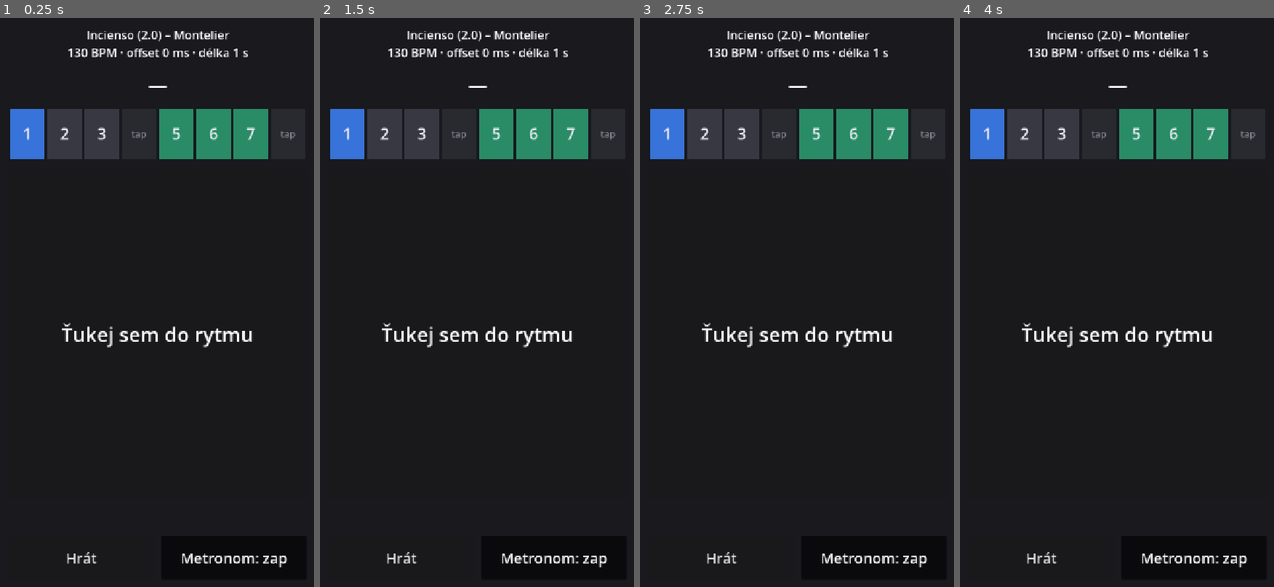
Above: before the commit, frames 1-4 (left to right).
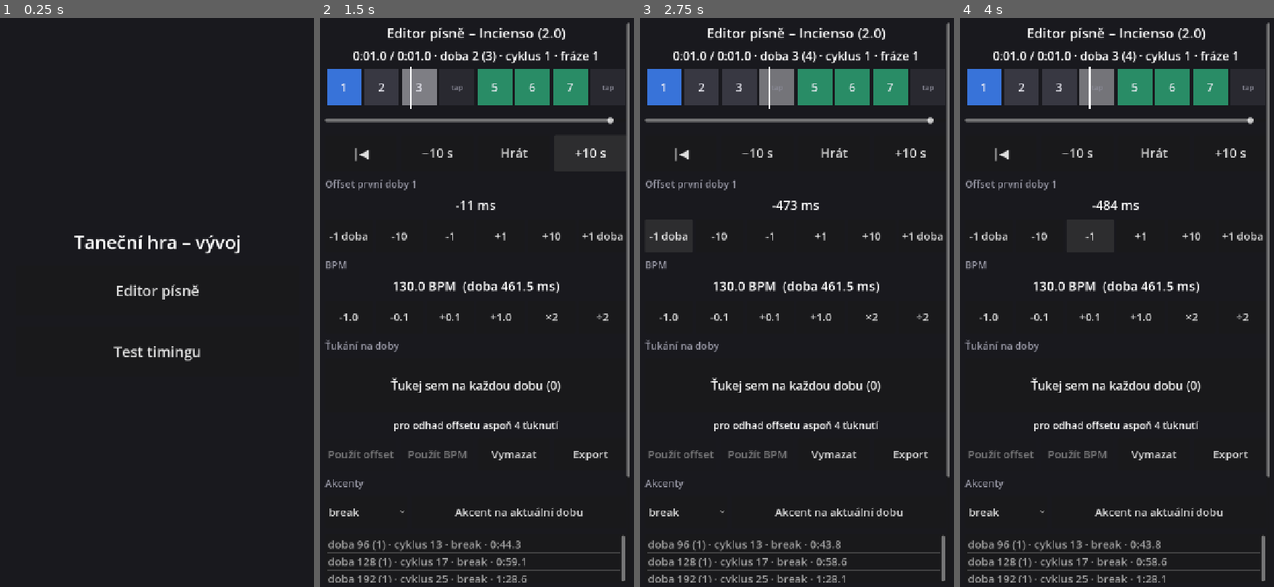
Above: after the commit, the same moments.

Repository: dvorakfilip-bit/tanecni-hra
Game: Godot game, scene res://scenes/dev_menu.tscn
Two runs of this game, one before a commit and one after it. Both use one fixed random seed, a clock stepped at 60 frames per second and the inputs below. Before the commit the project starts from res://scenes/test_conductor.tscn.
Inputs (mouse positions are in pixels of both pictures, inside the frame that each line leads up to):
- Up to frame 1 (0.25 s): no input
- Up to frame 2 (1.5 s): click "Metronom: zap" (after the commit: "Editor písně") at 0.5 s; click "Metronom: vyp" (after the commit: "+10 s") at 1.25 s
- Up to frame 3 (2.75 s): click (668, 234) at 2 s, where only the run after the commit has a clickable "-1 doba"
- Up to frame 4 (4 s): click (1038, 234) at 2.75 s, where only the run after the commit has a clickable "-10"; click (1088, 234) at 3.5 s, where only the run after the commit has a clickable "-1"

The runs differ from the first frame. In frame 1, 9.0% of the frame differs, in the area x 3-95%, y 2-97%; in frame 2, 19%; in frame 3, 20%, in the area x 1-99%, y 0-100%; in frame 4, 20%.

Commit message:
Editor písně, analýza dob a změřená data Incienso
- editor písně: offset, BPM, ťukání s odhadem mřížky, akcenty, uložení
- dev menu, UiKit, Conductor pause/seek/resync, doba 0 i při záporném offsetu
- tools/analyze_beats.py + docs/analyza-dob.md (automatická detekce dob)
- incienso.json: 130 BPM, offset -11 ms, 8 akcentů

Co-Authored-By: Claude Opus 5.5 <noreply@anthropic.com>

Diff:
--- a/project.godot
+++ b/project.godot
@@ -11,7 +11,7 @@
 [application]
 
 config/name="Taneční hra"
-run/main_scene="res://scenes/test_conductor.tscn"
+run/main_scene="res://scenes/dev_menu.tscn"
 config/features=PackedStringArray("4.7", "GL Compatibility")
 
 [display]
--- /dev/null
+++ b/scenes/dev_menu.tscn
@@ -0,0 +1,12 @@
+[gd_scene format=3]
+
+[ext_resource type="Script" path="res://scripts/test/dev_menu.gd" id="1_scr"]
+
+[node name="DevMenu" type="Control"]
+layout_mode = 3
+anchors_preset = 15
+anchor_right = 1.0
+anchor_bottom = 1.0
+grow_horizontal = 2
+grow_vertical = 2
+script = ExtResource("1_scr")
--- /dev/null
+++ b/scenes/song_editor.tscn
@@ -0,0 +1,12 @@
+[gd_scene format=3]
+
+[ext_resource type="Script" path="res://scripts/tools/song_editor.gd" id="1_scr"]
+
+[node name="SongEditor" type="Control"]
+layout_mode = 3
+anchors_preset = 15
+anchor_right = 1.0
+anchor_bottom = 1.0
+grow_horizontal = 2
+grow_vertical = 2
+script = ExtResource("1_scr")
--- a/scripts/audio/metronome.gd
+++ b/scripts/audio/metronome.gd
@@ -24,6 +24,12 @@
 	_last_click = -1
 
 
+## Po skoku v čase nebo změně BPM / offsetu: neklikat za doby, které jen přeskočily.
+func resync() -> void:
+	if conductor:
+		_last_click = floori(conductor.beat_position_at(conductor.get_mix_time()))
+
+
 func _process(_delta: float) -> void:
 	if not conductor or not conductor.is_playing():
 		return
--- a/scripts/core/conductor.gd
+++ b/scripts/core/conductor.gd
@@ -32,12 +32,36 @@
 	# get_output_latency() je drahé volání, stačí ho zjistit jednou při startu
 	_output_latency = AudioServer.get_output_latency()
 	_last_time = from_s
-	_last_beat = maxi(ceili(beat_position_at(from_s)) - 1, -1)
+	# od začátku souboru poslat i dobu 0, i když je offset mírně záporný
+	if from_s <= 0.0:
+		_last_beat = -1
+	else:
+		_last_beat = maxi(ceili(beat_position_at(from_s)) - 1, -1)
 	_player.play(from_s)
 
 
 func stop() -> void:
 	_player.stop()
+
+
+## Zastaví a zapamatuje si pozici, play(get_song_time()) pak pokračuje.
+func pause() -> void:
+	_last_time = get_song_time()
+	_player.stop()
+
+
+func seek(t: float) -> void:
+	t = clampf(t, 0.0, get_length())
+	if _player.playing:
+		play(t)
+	else:
+		_last_time = t
+
+
+## Přepočítá poslední dobu po změně BPM nebo offsetu, aby se neposílaly
+## signály za doby, které se jen posunuly.
+func resync() -> void:
+	_last_beat = maxi(floori(get_beat_position()), -1)
 
 
 func is_playing() -> bool:
--- a/scripts/data/song_data.gd
+++ b/scripts/data/song_data.gd
@@ -34,3 +34,19 @@
 	for a in d.get("akcenty", []):
 		s.akcenty.append({ "doba": int(a.get("doba", 0)), "typ": String(a.get("typ", "")) })
 	return s
+
+
+func to_dict() -> Dictionary:
+	var akc := []
+	for a in akcenty:
+		akc.append({ "doba": a.doba, "typ": a.typ })
+	return {
+		"nazev": nazev,
+		"interpret": interpret,
+		"styl": String(styl),
+		"soubor": soubor,
+		"bpm": int(bpm) if is_equal_approx(bpm, roundf(bpm)) else snappedf(bpm, 0.01),
+		"offset_ms": roundi(offset_ms),
+		"delka_frazi_dob": delka_frazi_dob,
+		"akcenty": akc,
+	}
--- a/scripts/db/song_db.gd
+++ b/scripts/db/song_db.gd
@@ -15,3 +15,11 @@
 		push_error("SongDb: neplatný JSON v %s" % path)
 		return null
 	return SongData.from_dict(d)
+
+
+static func save_song(s: SongData, path: String) -> Error:
+	var f := FileAccess.open(path, FileAccess.WRITE)
+	if f == null:
+		return FileAccess.get_open_error()
+	f.store_string(JSON.stringify(s.to_dict(), "  ", false) + "\n")
+	return OK
--- /dev/null
+++ b/scripts/test/dev_menu.gd
@@ -0,0 +1,16 @@
+extends Control
+## Dočasné vývojářské menu, později ho nahradí hlavní menu hry.
+
+const SCENES := [
+	["Editor písně", "res://scenes/song_editor.tscn"],
+	["Test timingu", "res://scenes/test_conductor.tscn"],
+]
+
+
+func _ready() -> void:
+	var box := UiKit.screen(self, 48, 24)
+	box.alignment = BoxContainer.ALIGNMENT_CENTER
+	box.add_child(UiKit.label("Taneční hra – vývoj", 40))
+	for s in SCENES:
+		UiKit.button(s[0], box, 32, 110).pressed.connect(
+				func() -> void: get_tree().change_scene_to_file(s[1]))
--- a/scripts/test/test_conductor.gd
+++ b/scripts/test/test_conductor.gd
@@ -30,31 +30,17 @@
 	metronome.conductor = conductor
 	add_child(metronome)
 	_build_ui()
-	_info.text = "%s – %s\n%d BPM · offset %d ms · délka %d s" % [
+	_info.text = "%s – %s\n%s BPM · offset %d ms · délka %d s" % [
 			song.nazev, song.interpret, song.bpm, song.offset_ms, conductor.get_length()]
 
 
 func _build_ui() -> void:
-	var bg := ColorRect.new()
-	bg.color = Color(0.1, 0.1, 0.12)
-	bg.set_anchors_preset(Control.PRESET_FULL_RECT)
-	add_child(bg)
+	var box := UiKit.screen(self, 32, 24)
 
-	var margin := MarginContainer.new()
-	margin.set_anchors_preset(Control.PRESET_FULL_RECT)
-	for side in ["left", "right", "top", "bottom"]:
-		margin.add_theme_constant_override("margin_" + side, 32)
-	add_child(margin)
-
-	var box := VBoxContainer.new()
-	box.add_theme_constant_override("separation", 24)
-	margin.add_child(box)
-
-	_info = _label(26)
+	_info = UiKit.label("", 26)
 	box.add_child(_info)
 
-	_beat_label = _label(42)
-	_beat_label.text = "—"
+	_beat_label = UiKit.label("—", 42)
 	box.add_child(_beat_label)
 
 	_timeline = TimelineView.new()
@@ -66,44 +52,25 @@
 	_tap_zone.size_flags_vertical = Control.SIZE_EXPAND_FILL
 	_tap_zone.mouse_filter = Control.MOUSE_FILTER_IGNORE
 	box.add_child(_tap_zone)
-	_tap_result = _label(44)
-	_tap_result.text = "Ťukej sem do rytmu"
+	_tap_result = UiKit.label("Ťukej sem do rytmu", 44)
 	_tap_result.set_anchors_preset(Control.PRESET_FULL_RECT)
 	_tap_result.vertical_alignment = VERTICAL_ALIGNMENT_CENTER
 	_tap_zone.add_child(_tap_result)
 
-	_stats = _label(26)
+	_stats = UiKit.label("", 26)
 	box.add_child(_stats)
 
-	var buttons := HBoxContainer.new()
-	buttons.add_theme_constant_override("separation", 16)
-	box.add_child(buttons)
-	_play_button = _button("Hrát", buttons)
+	var buttons := UiKit.row(box, 16)
+	UiKit.button("Zpět", buttons, 32, 96).pressed.connect(
+			func() -> void: get_tree().change_scene_to_file("res://scenes/dev_menu.tscn"))
+	_play_button = UiKit.button("Hrát", buttons, 32, 96)
 	_play_button.pressed.connect(_on_play_pressed)
-	var metro := _button("Metronom: zap", buttons)
+	var metro := UiKit.button("Metronom: zap", buttons, 32, 96)
 	metro.toggle_mode = true
 	metro.button_pressed = true
 	metro.toggled.connect(func(on: bool) -> void:
 		metronome.enabled = on
 		metro.text = "Metronom: " + ("zap" if on else "vyp"))
-
-
-func _label(font_size: int) -> Label:
-	var l := Label.new()
-	l.horizontal_alignment = HORIZONTAL_ALIGNMENT_CENTER
-	l.autowrap_mode = TextServer.AUTOWRAP_WORD_SMART
-	l.add_theme_font_size_override("font_size", font_size)
-	return l
-
-
-func _button(text: String, parent: Control) -> Button:
-	var b := Button.new()
-	b.text = text
-	b.custom_minimum_size = Vector2(0, 96)
-	b.size_flags_horizontal = Control.SIZE_EXPAND_FILL
-	b.add_theme_font_size_override("font_size", 32)
-	parent.add_child(b)
-	return b
 
 
 func _on_play_pressed() -> void:
--- /dev/null
+++ b/scripts/tools/song_editor.gd
@@ -0,0 +1,448 @@
+extends Control
+## Editor písně (PRD 8.2): offset první doby 1, BPM, akcenty, uložení do JSON.
+##
+## Klávesy na PC: mezerník = hrát/pauza, T nebo Enter = ťuknutí na dobu,
+## A = akcent na aktuální dobu, šipky = offset ±1 ms (se Shiftem ±10 ms).
+
+const TYPY_AKCENTU := ["break", "stop", "vrchol"]
+const MIN_TAPS_OFFSET := 4
+const MIN_TAPS_BPM := 16
+
+var song: SongData
+var song_path := SongDb.MVP_SONG
+var conductor: Conductor
+var metronome: Metronome
+
+var _taps: Array[float] = []
+var _tap_offset_ms := NAN
+var _fit_bpm := NAN
+var _fit_offset_ms := NAN
+var _dirty := false
+var _seeking := false
+
+var _pos_label: Label
+var _timeline: TimelineView
+var _seek: HSlider
+var _play_button: Button
+var _offset_label: Label
+var _bpm_label: Label
+var _tap_zone: Panel
+var _tap_label: Label
+var _tap_result: Label
+var _use_offset: Button
+var _use_bpm: Button
+var _accent_type: OptionButton
+var _accent_list: ItemList
+var _status: Label
+
+
+func _ready() -> void:
+	song = SongDb.load_song(song_path)
+	conductor = Conductor.new()
+	add_child(conductor)
+	conductor.load_song(song)
+	conductor.finished.connect(func() -> void: _play_button.text = "Hrát")
+	metronome = Metronome.new()
+	metronome.conductor = conductor
+	add_child(metronome)
+	_build_ui()
+	_refresh_values()
+	_refresh_accents()
+	_refresh_taps()
+
+
+func _build_ui() -> void:
+	var box := UiKit.screen(self, 24, 12, true)
+
+	box.add_child(UiKit.label("Editor písně – %s" % song.nazev, 30))
+	_pos_label = UiKit.label("", 26)
+	box.add_child(_pos_label)
+
+	_timeline = TimelineView.new()
+	_timeline.conductor = conductor
+	_timeline.custom_minimum_size = Vector2(0, 80)
+	box.add_child(_timeline)
+
+	_seek = HSlider.new()
+	_seek.max_value = conductor.get_length()
+	_seek.step = 0.1
+	_seek.focus_mode = Control.FOCUS_NONE
+	_seek.custom_minimum_size = Vector2(0, 40)
+	_seek.drag_started.connect(func() -> void: _seeking = true)
+	_seek.drag_ended.connect(func(_changed: bool) -> void:
+		_seeking = false
+		_seek_to(_seek.value))
+	box.add_child(_seek)
+
+	var transport := UiKit.row(box)
+	UiKit.button("|◀", transport).pressed.connect(func() -> void: _seek_to(0.0))
+	UiKit.button("−10 s", transport).pressed.connect(func() -> void: _seek_to(conductor.get_song_time() - 10.0))
+	_play_button = UiKit.button("Hrát", transport)
+	_play_button.pressed.connect(_toggle_play)
+	UiKit.button("+10 s", transport).pressed.connect(func() -> void: _seek_to(conductor.get_song_time() + 10.0))
+
+	box.add_child(_section("Offset první doby 1"))
+	_offset_label = UiKit.label("", 28)
+	box.add_child(_offset_label)
+	var off_row := UiKit.row(box, 6)
+	for step in [-1000, -10, -1, 1, 10, 1000]:
+		var text := ("%+d doba" % (step / 1000)) if absi(step) == 1000 else ("%+d" % step)
+		UiKit.button(text, off_row, 24, 72).pressed.connect(_shift_offset.bind(step))
+
+	box.add_child(_section("BPM"))
+	_bpm_label = UiKit.label("", 28)
+	box.add_child(_bpm_label)
+	var bpm_row := UiKit.row(box, 6)
+	for d in [-1.0, -0.1, 0.1, 1.0]:
+		UiKit.button("%+.1f" % d, bpm_row, 24, 72).pressed.connect(_set_bpm.bind(d, 1.0))
+	UiKit.button("×2", bpm_row, 24, 72).pressed.connect(_set_bpm.bind(0.0, 2.0))
+	UiKit.button("÷2", bpm_row, 24, 72).pressed.connect(_set_bpm.bind(0.0, 0.5))
+
+	box.add_child(_section("Ťukání na doby"))
+	_tap_zone = Panel.new()
+	_tap_zone.custom_minimum_size = Vector2(0, 120)
+	_tap_zone.mouse_filter = Control.MOUSE_FILTER_IGNORE
+	box.add_child(_tap_zone)
+	_tap_label = UiKit.label("", 26)
+	_tap_label.set_anchors_preset(Control.PRESET_FULL_RECT)
+	_tap_label.vertical_alignment = VERTICAL_ALIGNMENT_CENTER
+	_tap_zone.add_child(_tap_label)
+	_tap_result = UiKit.label("", 22)
+	box.add_child(_tap_result)
+	var tap_row := UiKit.row(box)
+	_use_offset = UiKit.button("Použít offset", tap_row, 24, 72)
+	_use_offset.pressed.connect(_apply_tap_offset)
+	_use_bpm = UiKit.button("Použít BPM", tap_row, 24, 72)
+	_use_bpm.pressed.connect(_apply_tap_bpm)
+	UiKit.button("Vymazat", tap_row, 24, 72).pressed.connect(func() -> void:
+		_taps.clear()
+		_refresh_taps())
+	UiKit.button("Export", tap_row, 24, 72).pressed.connect(_export_taps)
+
+	box.add_child(_section("Akcenty"))
+	var acc_row := UiKit.row(box)
+	_accent_type = OptionButton.new()
+	_accent_type.focus_mode = Control.FOCUS_NONE
+	_accent_type.custom_minimum_size = Vector2(180, 72)
+	_accent_type.add_theme_font_size_override("font_size", 24)
+	for t in TYPY_AKCENTU:
+		_accent_type.add_item(t)
+	acc_row.add_child(_accent_type)
+	UiKit.button("Akcent na aktuální dobu", acc_row, 24, 72).pressed.connect(_add_accent)
+	_accent_list = ItemList.new()
+	_accent_list.focus_mode = Control.FOCUS_NONE
+	_accent_list.custom_minimum_size = Vector2(0, 180)
+	_accent_list.add_theme_font_size_override("font_size", 24)
+	box.add_child(_accent_list)
+	var acc_row2 := UiKit.row(box)
+	UiKit.button("Přejít před akcent", acc_row2, 24, 72).pressed.connect(_goto_accent)
+	UiKit.button("Smazat akcent", acc_row2, 24, 72).pressed.connect(_delete_accent)
+
+	var bottom := UiKit.row(box)
+	UiKit.button("Zpět", bottom).pressed.connect(
+			func() -> void: get_tree().change_scene_to_file("res://scenes/dev_menu.tscn"))
+	var metro := UiKit.button("Metronom: zap", bottom)
+	metro.toggle_mode = true
+	metro.button_pressed = true
+	metro.toggled.connect(func(on: bool) -> void:
+		metronome.enabled = on
+		metro.text = "Metronom: " + ("zap" if on else "vyp"))
+	UiKit.button("Uložit", bottom).pressed.connect(_save)
+	_status = UiKit.label("", 22)
+	box.add_child(_status)
+
+
+func _section(text: String) -> Label:
+	var l := UiKit.label(text, 22)
+	l.horizontal_alignment = HORIZONTAL_ALIGNMENT_LEFT
+	l.add_theme_color_override("font_color", Color(0.6, 0.6, 0.65))
+	return l
+
+
+# --- přehrávání ---
+
+func _toggle_play() -> void:
+	if conductor.is_playing():
+		conductor.pause()
+		_play_button.text = "Hrát"
+	else:
+		conductor.play(conductor.get_song_time())
+		metronome.resync()
+		_play_button.text = "Pauza"
+
+
+func _seek_to(t: float) -> void:
+	conductor.seek(t)
+	conductor.resync()
+	metronome.resync()
+
+
+func _process(_delta: float) -> void:
+	var t := conductor.get_song_time()
+	if not _seeking:
+		_seek.set_value_no_signal(t)
+	var pos := conductor.beat_position_at(t)
+	var beat_text := "intro"
+	if pos >= 0.0:
+		var n := floori(pos)
+		beat_text = "doba %d (%d) · cyklus %d · fráze %d" % [
+				n, Conductor.beat_in_cycle(n), n / 8 + 1, n / song.delka_frazi_dob + 1]
+	_pos_label.text = "%s / %s · %s" % [
+			UiKit.format_time(t), UiKit.format_time(conductor.get_length()), beat_text]
+
+
+# --- offset a BPM ---
+
+## step v ms, ±1000 znamená ±1 doba.
+func _shift_offset(step: int) -> void:
+	if absi(step) == 1000:
+		song.offset_ms += signi(step) * song.seconds_per_beat * 1000.0
+	else:
+		song.offset_ms += step
+	_after_grid_change()
+
+
+func _set_bpm(delta: float, factor: float) -> void:
+	song.bpm = clampf(snappedf(song.bpm * factor + delta, 0.01), 40.0, 260.0)
+	_after_grid_change()
+
+
+func _after_grid_change() -> void:
+	conductor.resync()
+	metronome.resync()
+	_mark_dirty()
+	_refresh_values()
+	_refresh_accents()
+	_refresh_taps()
+
+
+func _refresh_values() -> void:
+	_offset_label.text = "%d ms" % roundi(song.offset_ms)
+	_bpm_label.text = "%s BPM  (doba %.1f ms)" % [song.bpm, song.seconds_per_beat * 1000.0]
+
+
+# --- ťukání ---
+
+func _input(event: InputEvent) -> void:
+	if event is InputEventScreenTouch and event.pressed:
+		if _tap_zone.get_global_rect().has_point(event.position):
+			_tap()
+		return
+	if not (event is InputEventKey and event.pressed and not event.echo):
+		return
+	match event.keycode:
+		KEY_T, KEY_ENTER:
+			_tap()
+		KEY_SPACE:
+			_toggle_play()
+		KEY_A:
+			_add_accent()
+		KEY_LEFT:
+			_shift_offset(-10 if event.shift_pressed else -1)
+		KEY_RIGHT:
+			_shift_offset(10 if event.shift_pressed else 1)
+		_:
+			return
+	get_viewport().set_input_as_handled()
+
+
+func _tap() -> void:
+	if not conductor.is_playing():
+		return
+	_taps.append(conductor.get_song_time())
+	_refresh_taps()
+
+
+## Z ťuknutí odhadne offset (fáze mřížky, BPM beze změny) a lineární regresí
+## i BPM. Která doba je „1“, se nemění, posun mřížky je nejvýš půl doby.
+## Pořadí ťuknutí nehraje roli, takže jde ťukat i po přetočení.
+func _refresh_taps() -> void:
+	_tap_offset_ms = NAN
+	_fit_bpm = NAN
+	_fit_offset_ms = NAN
+	_tap_label.text = "Ťukej sem na každou dobu (%d)" % _taps.size()
+	var spb := song.seconds_per_beat
+	var lines: Array[String] = []
+	if _taps.size() < MIN_TAPS_OFFSET:
+		lines.append("pro odhad offsetu aspoň %d ťuknutí" % MIN_TAPS_OFFSET)
+	else:
+		var sx := 0.0
+		var sy := 0.0
+		for t in _taps:
+			var a := TAU * (t - song.offset_s) / spb
+			sx += cos(a)
+			sy += sin(a)
+		var shift := atan2(sy, sx) / TAU * spb
+		var off := song.offset_s + shift
+		_tap_offset_ms = off * 1000.0
+		var dev := 0.0
+		for t in _taps:
+			var r := fposmod(t - off + spb / 2.0, spb) - spb / 2.0
+			dev += r * r
+		lines.append("offset %d ms (posun %+d ms, rozptyl ±%d ms) – BPM beze změny" % [
+				roundi(_tap_offset_ms), roundi(shift * 1000.0), roundi(sqrt(dev / _taps.size()) * 1000.0)])
+
+		var fit := _fit_grid(off, spb)
+		if fit.is_empty():
+			lines.append("pro odhad BPM ťukej aspoň %d dob v rozsahu 2+ cyklů" % MIN_TAPS_BPM)
+		else:
+			_fit_bpm = 60.0 / fit.b
+			_fit_offset_ms = fit.a * 1000.0
+			lines.append("BPM %.2f · offset %d ms · přesnost ±%.1f ms" % [
+					_fit_bpm, roundi(_fit_offset_ms), fit.sigma / sqrt(fit.used) * 1000.0])
+			lines.append("rozptyl ±%d ms · použito %d/%d ťuknutí · rozsah %d dob" % [
+					roundi(fit.sigma * 1000.0), fit.used, _taps.size(), fit.span])
+			if fit.has("thirds"):
+				lines.append("odchylka začátek / střed / konec: %+d / %+d / %+d ms" % fit.thirds)
+	_tap_result.text = "\n".join(lines)
+	_use_offset.disabled = is_nan(_tap_offset_ms)
+	_use_bpm.disabled = is_nan(_fit_bpm)
+
+
+## Regrese t = a + b·n. Číslo doby n se přiřadí podle mřížky a mřížka se
+## pak zpřesní; ťuknutí dál než čtvrt doby od mřížky (přeťuknutí) se vyřadí.
+## Vrací {a, b, sigma, used, span, thirds?} nebo {}, když dat není dost.
+func _fit_grid(a: float, b: float) -> Dictionary:
+	var ns: Array[float] = []
+	var ts: Array[float] = []
+	for iter in 4:
+		ns.clear()
+		ts.clear()
+		for t in _taps:
+			var n := roundf((t - a) / b)
+			if absf(t - (a + b * n)) <= b * 0.25:
+				ns.append(n)
+				ts.append(t)
+		if ns.size() < MIN_TAPS_BPM or ns.max() - ns.min() < 16.0:
+			return {}
+		var mn := 0.0
+		var mt := 0.0
+		for i in ns.size():
+			mn += ns[i]
+			mt += ts[i]
+		mn /= ns.size()
+		mt /= ns.size()
+		var cov := 0.0
+		var vn := 0.0
+		for i in ns.size():
+			cov += (ns[i] - mn) * (ts[i] - mt)
+			vn += (ns[i] - mn) * (ns[i] - mn)
+		b = cov / vn
+		a = mt - b * mn
+
+	var n_min: float = ns.min()
+	var span: float = ns.max() - n_min
+	var res2 := 0.0
+	var sums := [0.0, 0.0, 0.0]
+	var counts := [0, 0, 0]
+	for i in ns.size():
+		var r := ts[i] - (a + b * ns[i])
+		res2 += r * r
+		var third := mini(int((ns[i] - n_min) / span * 3.0), 2)
+		sums[third] += r
+		counts[third] += 1
+	var out := { "a": a, "b": b, "sigma": sqrt(res2 / ns.size()), "used": ns.size(), "span": int(span) }
+	# při stálém tempu jsou všechny tři odchylky kolem nuly
+	if span >= 64.0 and counts.min() > 0:
+		out.thirds = [roundi(sums[0] / counts[0] * 1000.0), roundi(sums[1] / counts[1] * 1000.0),
+				roundi(sums[2] / counts[2] * 1000.0)]
+	return out
+
+
+## Uloží ťuknutí (časy v s, seřazené) pro rozbor průběhu tempa mimo hru.
+func _export_taps() -> void:
+	var sorted := _taps.duplicate()
+	sorted.sort()
+	var path := "user://taps.json"
+	var f := FileAccess.open(path, FileAccess.WRITE)
+	if f == null:
+		_status.text = "Export selhal (%s)" % error_string(FileAccess.get_open_error())
+		return
+	f.store_string(JSON.stringify({ "bpm": song.bpm, "offset_ms": song.offset_ms, "taps": sorted }, "", false, true))
+	_status.text = "%d ťuknutí uloženo do %s" % [sorted.size(), ProjectSettings.globalize_path(path)]
+
+
+func _apply_tap_offset() -> void:
+	if is_nan(_tap_offset_ms):
+		return
+	song.offset_ms = _positive_offset(_tap_offset_ms)
+	_after_grid_change()
+
+
+func _apply_tap_bpm() -> void:
+	if is_nan(_fit_bpm):
+		return
+	song.bpm = snappedf(_fit_bpm, 0.01)
+	song.offset_ms = _positive_offset(_fit_offset_ms)
+	_after_grid_change()
+
+
+## Záporný offset (první doba 1 před začátkem souboru) posune o celé cykly.
+func _positive_offset(ms: float) -> float:
+	var cycle_ms := song.seconds_per_beat * 8000.0
+	while ms < 0.0:
+		ms += cycle_ms
+	return ms
+
+
+# --- akcenty ---
+
+func _add_accent() -> void:
+	var n := roundi(conductor.get_beat_position())
+	if n < 0:
+		_status.text = "Akcent musí být až po první době 1."
+		return
+	var typ: String = TYPY_AKCENTU[_accent_type.selected]
+	for a in song.akcenty:
+		if a.doba == n:
+			a.typ = typ
+			_mark_dirty()
+			_refresh_accents()
+			return
+	song.akcenty.append({ "doba": n, "typ": typ })
+	song.akcenty.sort_custom(func(x: Dictionary, y: Dictionary) -> bool: return x.doba < y.doba)
+	_mark_dirty()
+	_refresh_accents()
+
+
+func _refresh_accents() -> void:
+	_accent_list.clear()
+	for a in song.akcenty:
+		_accent_list.add_item("doba %d (%d) · cyklus %d · %s · %s" % [
+				a.doba, Conductor.beat_in_cycle(a.doba), a.doba / 8 + 1, a.typ,
+				UiKit.format_time(conductor.time_of_beat(a.doba))])
+
+
+func _selected_accent() -> int:
+	var sel := _accent_list.get_selected_items()
+	return sel[0] if sel.size() > 0 else -1
+
+
+func _goto_accent() -> void:
+	var i := _selected_accent()
+	if i >= 0:
+		_seek_to(conductor.time_of_beat(song.akcenty[i].doba - 8))
+
+
+func _delete_accent() -> void:
+	var i := _selected_accent()
+	if i >= 0:
+		song.akcenty.remove_at(i)
+		_mark_dirty()
+		_refresh_accents()
+
+
+# --- uložení ---
+
+func _mark_dirty() -> void:
+	_dirty = true
+	_status.text = "Neuloženo"
+
+
+func _save() -> void:
+	var err := SongDb.save_song(song, song_path)
+	if err == OK:
+		_dirty = false
+		_status.text = "Uloženo do %s" % song_path
+	else:
+		_status.text = "Uložení selhalo (%s)" % error_string(err)
--- /dev/null
+++ b/scripts/ui/ui_kit.gd
@@ -0,0 +1,62 @@
+class_name UiKit
+extends RefCounted
+## Pomocné funkce pro UI skládané v kódu (vývojářské a testovací scény).
+
+const BG := Color(0.1, 0.1, 0.12)
+
+
+## Pozadí a okraje přes celou obrazovku, vrací VBox pro obsah.
+## scroll = obsah delší než obrazovka jde posouvat.
+static func screen(parent: Control, margin := 32, separation := 20, scroll := false) -> VBoxContainer:
+	var bg := ColorRect.new()
+	bg.color = BG
+	bg.set_anchors_preset(Control.PRESET_FULL_RECT)
+	parent.add_child(bg)
+	var m := MarginContainer.new()
+	m.set_anchors_preset(Control.PRESET_FULL_RECT)
+	for side in ["left", "right", "top", "bottom"]:
+		m.add_theme_constant_override("margin_" + side, margin)
+	parent.add_child(m)
+	var box := VBoxContainer.new()
+	box.add_theme_constant_override("separation", separation)
+	if scroll:
+		var sc := ScrollContainer.new()
+		sc.horizontal_scroll_mode = ScrollContainer.SCROLL_MODE_DISABLED
+		m.add_child(sc)
+		box.size_flags_horizontal = Control.SIZE_EXPAND_FILL
+		sc.add_child(box)
+	else:
+		m.add_child(box)
+	return box
+
+
+static func label(text := "", font_size := 26) -> Label:
+	var l := Label.new()
+	l.text = text
+	l.horizontal_alignment = HORIZONTAL_ALIGNMENT_CENTER
+	l.autowrap_mode = TextServer.AUTOWRAP_WORD_SMART
+	l.add_theme_font_size_override("font_size", font_size)
+	return l
+
+
+## Tlačítko bez fokusu, aby mezerník a Enter nemačkaly naposledy použité tlačítko.
+static func button(text: String, parent: Control, font_size := 28, min_height := 80) -> Button:
+	var b := Button.new()
+	b.text = text
+	b.focus_mode = Control.FOCUS_NONE
+	b.custom_minimum_size = Vector2(0, min_height)
+	b.size_flags_horizontal = Control.SIZE_EXPAND_FILL
+	b.add_theme_font_size_override("font_size", font_size)
+	parent.add_child(b)
+	return b
+
+
+static func row(parent: Control, separation := 10) -> HBoxContainer:
+	var r := HBoxContainer.new()
+	r.add_theme_constant_override("separation", separation)
+	parent.add_child(r)
+	return r
+
+
+static func format_time(t: float) -> String:
+	return "%d:%04.1f" % [int(t) / 60, fmod(t, 60.0)]
--- a/scripts/view/timeline_view.gd
+++ b/scripts/view/timeline_view.gd
@@ -23,7 +23,7 @@
 func _draw() -> void:
 	var w := size.x / 8.0
 	var pos := -1.0
-	if conductor and conductor.is_playing():
+	if conductor and conductor.song:
 		pos = conductor.get_beat_position()
 	var in_cycle := fposmod(pos, 8.0) if pos >= 0.0 else -1.0
 	var font := get_theme_default_font()
--- a/songs/incienso.json
+++ b/songs/incienso.json
@@ -4,7 +4,40 @@
   "styl": "bachata",
   "soubor": "res://songs/incienso.mp3",
   "bpm": 130,
-  "offset_ms": 0,
+  "offset_ms": -11,
   "delka_frazi_dob": 32,
-  "akcenty": []
+  "akcenty": [
+    {
+      "doba": 96,
+      "typ": "break"
+    },
+    {
+      "doba": 128,
+      "typ": "break"
+    },
+    {
+      "doba": 192,
+      "typ": "break"
+    },
+    {
+      "doba": 224,
+      "typ": "break"
+    },
+    {
+      "doba": 256,
+      "typ": "break"
+    },
+    {
+      "doba": 288,
+      "typ": "break"
+    },
+    {
+      "doba": 352,
+      "typ": "break"
+    },
+    {
+      "doba": 448,
+      "typ": "break"
+    }
+  ]
 }
Not shown, added: scripts/test/dev_menu.gd.uid
Not shown, added: scripts/tools/song_editor.gd.uid
Not shown, added: scripts/ui/ui_kit.gd.uid
Not shown, added: docs/analyza-dob.md
